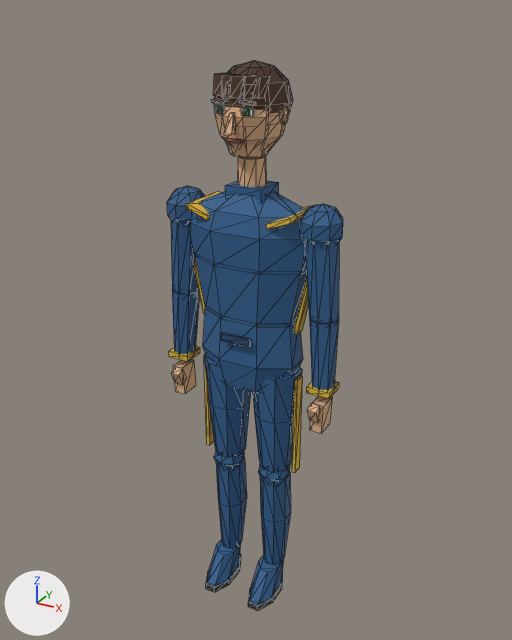
Two versions of the glTF model export/personnage_homme.glb, one commit apart.
Before and after are seen from a 50 mm camera at (1.016, -1.82, 1.955) aimed at (-0.015, 0.054, 1.018). The lights are fixed; the arrows at lower left show +X, +Y and +Z. The older version comes first. Mesh edges are drawn as thin lines. Where no turn or scale is listed for an object, it has been applied to the vertices. Vertices at exactly the same position are counted once.

Objects in the first picture: 'personnage_homme_corps'.
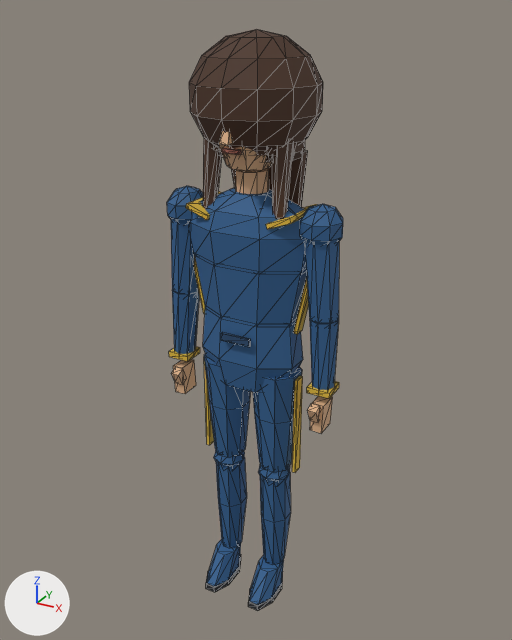
Location of each change, (x1, y1, x2, y2) in pixels of the pictures (512 x 640 px; the box of a moved part takes in the faces that stretch with it):
'personnage_homme_corps', reshaped: before (167, 60, 343, 611); after (167, 131, 343, 611)
'personnage_homme_coupe_afro', added (brown): after (189, 29, 323, 153)
'personnage_homme_coupe_longue', added: after (203, 138, 308, 219)
'personnage_homme_coupe_carre', added (mostly hidden): after (212, 140, 305, 155)
'personnage_homme_coupe_mi_longue', added (mostly hidden): after (219, 151, 303, 162)
part 1 of me_personnage_homme_corps, deleted: before (213, 73, 270, 143)
part 2 of me_personnage_homme_corps, moved or reshaped: before (211, 60, 293, 202); after (219, 131, 272, 194)

Patch to the scene script:
```diff
--- a/export/personnage_homme.glb.py
+++ b/export/personnage_homme.glb.py
@@ me_personnage_homme_corps @@
-me_personnage_homme_corps.from_pydata(...)  # 868 vertices, 1510 faces; spans x -0.3..0.3, y -0.16..0.13, z 0.0..1.82
+me_personnage_homme_corps.from_pydata(...)  # 776 vertices, 1350 faces; spans x -0.3..0.3, y -0.16..0.13, z 0.0..1.82
+# me_personnage_homme_corps part 1: 6 loose pieces with 48 vertices, spanning x -0.08..0.08, y -0.11..-0.03, z 1.62..1.79, are deleted
+# me_personnage_homme_corps part 2
+# 51 vertices are removed from x -0.11..0.11, y -0.1..0.13, z 1.62..1.81
+# 110 faces are deleted
+# 13 vertices in x -0.07..-0.03, y -0.1..-0.09, z 1.68..1.73 move by (-0.01, -0.02, -0.01)
+# 13 vertices in x 0.03..0.07, y -0.1..-0.09, z 1.68..1.73 move by (0.01, -0.02, -0.01)
+# 10 vertices in x -0.03..0.03, y -0.13..-0.09, z 1.62..1.7 move by (0.0, -0.02, -0.02)
+# 10 vertices in x -0.03..0.03, y -0.1..-0.09, z 1.69..1.75 move by (0.0, -0.02, -0.01)
+# 9 vertices in x 0.09..0.11, y -0.01..0.03, z 1.66..1.71 move by (0.02, 0.0, -0.01)
+# 9 vertices in x -0.11..-0.09, y -0.01..0.03, z 1.66..1.71 move by (-0.02, 0.0, -0.01)
+# 125 vertices move from x -0.11..0.11, y -0.11..0.11, z 1.44..1.82 to x -0.12..0.12, y -0.12..0.13, z 1.38..1.82
+# 7 vertices are added at x -0.03..0.03, y -0.12..-0.1, z 1.59..1.6
+# 10 new faces join them, mat_peau (beige #e0b38a)
+# 12 new faces join them, mat_levres (pink #b8705f)
 me_personnage_homme_corps.materials.append(mat_combinaison)
@@ ob_personnage_homme_coupe_mi_longue @@
+ob_personnage_homme_coupe_mi_longue = bpy.data.objects.new('personnage_homme_coupe_mi_longue', me_personnage_homme_coupe_mi_longue)  # 104 vertices, 176 faces; spans x -0.14..0.14, y -0.122..0.158, z 1.559..1.837; in mat_cheveux (brown #4a3020)
+ob_personnage_homme_coupe_mi_longue.location = (0.0, 0.0, 0.0)
@@ ob_personnage_homme_coupe_longue @@
+ob_personnage_homme_coupe_longue = bpy.data.objects.new('personnage_homme_coupe_longue', me_personnage_homme_coupe_longue)  # 148 vertices, 252 faces; spans x -0.14..0.14, y -0.122..0.158, z 1.287..1.837; in mat_cheveux (brown #4a3020)
+ob_personnage_homme_coupe_longue.location = (0.0, 0.0, 0.0)
@@ ob_personnage_homme_coupe_carre @@
+ob_personnage_homme_coupe_carre = bpy.data.objects.new('personnage_homme_coupe_carre', me_personnage_homme_coupe_carre)  # 120 vertices, 200 faces; spans x -0.14..0.14, y -0.124..0.159, z 1.573..1.839; in mat_cheveux (brown #4a3020)
+ob_personnage_homme_coupe_carre.location = (0.0, 0.0, 0.0)
@@ ob_personnage_homme_coupe_afro @@
+ob_personnage_homme_coupe_afro = bpy.data.objects.new('personnage_homme_coupe_afro', me_personnage_homme_coupe_afro)  # a UV sphere (12 segments, 7 rings, poles along z) spanning x -0.19..0.19, y -0.16..0.219, z 1.545..1.903; in mat_cheveux (brown #4a3020)
+ob_personnage_homme_coupe_afro.location = (0.0, 0.0, 0.0)
```
